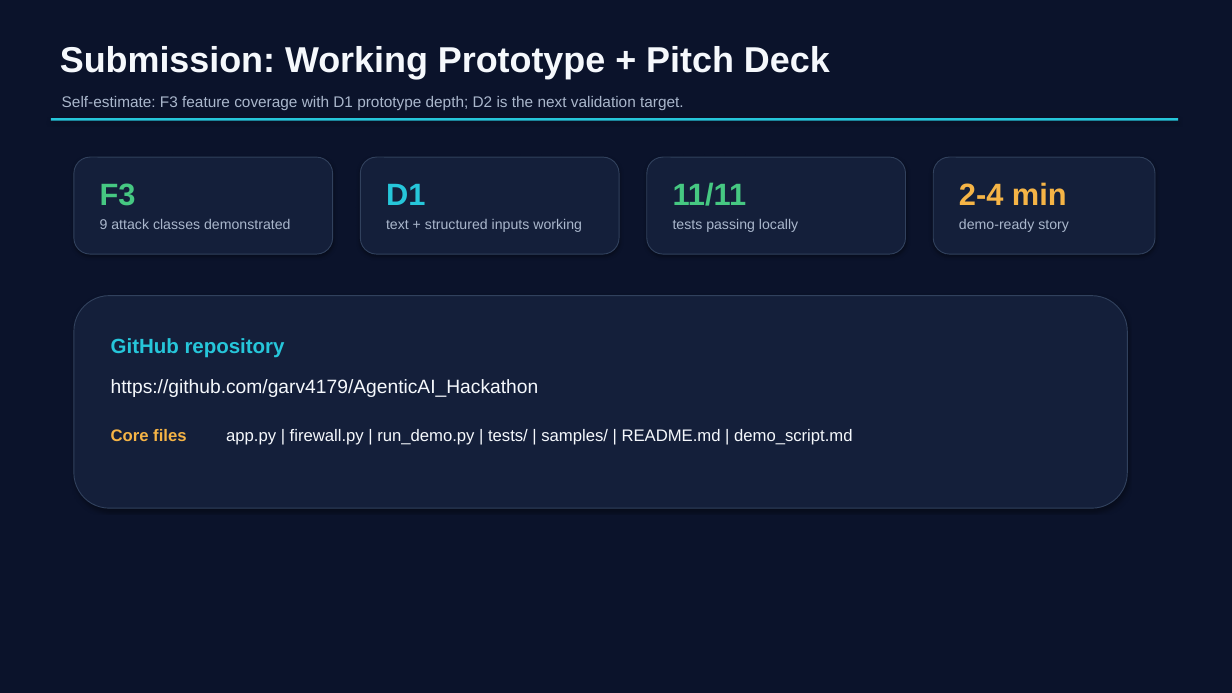
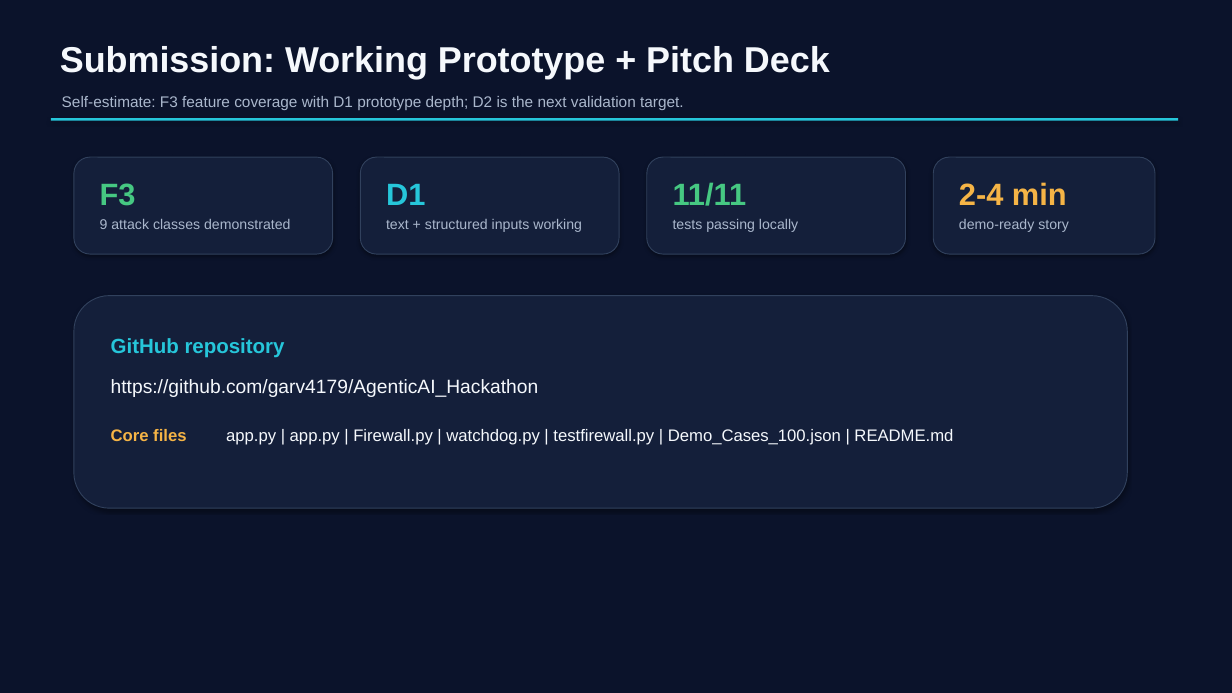
Before and after one commit to garv4179/AgenticAI_Hackathon, a slide deck: slide 12 of AGENTIC_PROMPT_INJECTION_FIREWALL_Pitch_Deck.pptx. Drawn at 1232x693 pixels with LibreOffice and Linux fonts; fonts in the diff are those of the drawing. Boxes give left, top, right and bottom in pixels: in the first picture for what was removed or moved away, otherwise in the second. Text is boxed around its words. In the diff, an @@ line names an element or a change of style, - is before the commit and + after.

```diff
--- a/AGENTIC_PROMPT_INJECTION_FIREWALL_Pitch_Deck.pptx
+++ b/AGENTIC_PROMPT_INJECTION_FIREWALL_Pitch_Deck.pptx
@@ text at [226, 429, 953, 445]: text changed @@
-app.py | firewall.py | run_demo.py | tests/ | samples/ | README.md | demo_script.md
+app.py | app.py | Firewall.py | watchdog.py | testfirewall.py | Demo_Cases_100.json | README.md
```
Also in this commit, not shown: 1 other slide changed, 4 other files.
